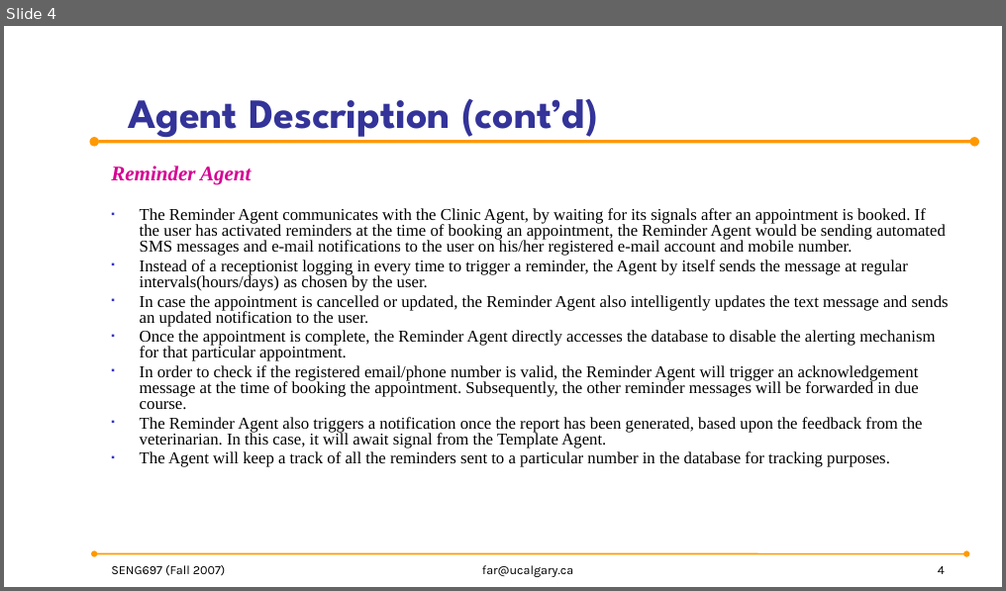
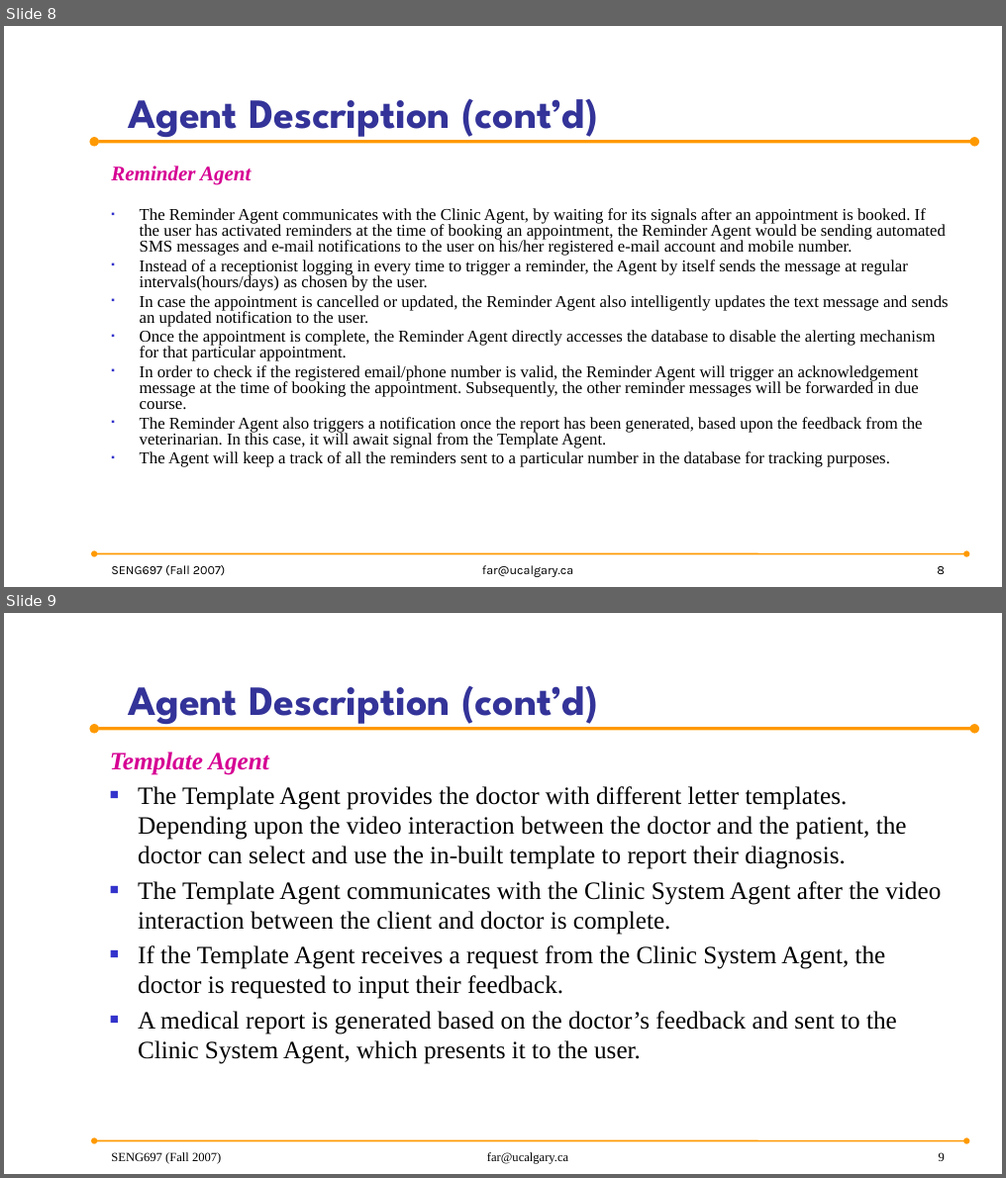
Before and after one commit to anish30145784/SENG696_GroupD, a slide deck: GroupD_ProjectPresentation.pptx. Shown one above the other, each under a label of ours: slide 4 before the commit, slides 8 and 9 after it. The pictures are 1006x591 and 1006x1178 pixels, drawn with LibreOffice and Linux fonts; fonts in the diff are those of the drawing; background and template pictures are left out. Boxes give left, top, right and bottom in pixels: in the first picture for what was removed or moved away, otherwise in the second. Text is boxed around its words. In the diff, an @@ line names an element or a change of style, - is before the commit and + after.

Commit message:
Added assumptions, requirements, wish-list, template agent, and design models

```diff
--- a/GroupD_ProjectPresentation.pptx
+++ b/GroupD_ProjectPresentation.pptx
@@ slide 9 added at (4,613,1002,1174), background picture (left out); not listed: 2 template elements that a slide beside it also shows @@
@@ title added at (128,685,599,728), 40 pt, text #333399, bold @@
+Agent Description (cont’d)
@@ text added at (110,752,941,1064), 24 pt, text #000000 @@
+Template Agent
+■ The Template Agent provides the doctor with different letter templates. Depending upon the video interaction between the doctor and the patient, the doctor can select and use the in-built template to report their diagnosis.
+■ The Template Agent communicates with the Clinic System Agent after the video interaction between the client and doctor is complete.
+■ If the Template Agent receives a request from the Clinic System Agent, the doctor is requested to input their feedback.
+■ A medical report is generated based on the doctor’s feedback and sent to the Clinic System Agent, which presents it to the user.
@@ text added at (111,1153,221,1164), 12 pt, text #000000 @@
+SENG697 (Fall 2007)
@@ text added at (487,1153,568,1164), 12 pt, text #000000 @@
+far@ucalgary.ca
@@ page number added at (939,1153,944,1161), 12 pt, text #000000 @@
+9
@@ what was slide 4 is now slide 8 @@
@@ page number at (937,567,944,574): text changed @@
-4
+8
```
Also in this commit, not shown: 7 other slides added.
